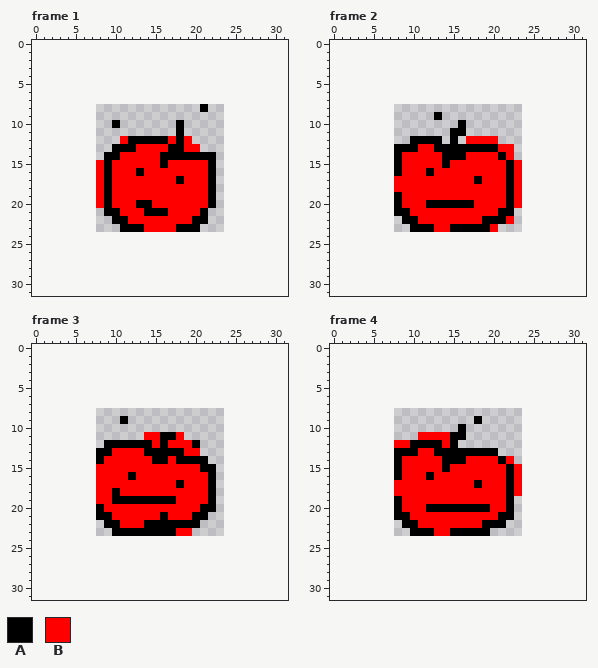
A pixel-art file gets an edit: assets/items/apple.aseprite. Above, as it was before the edit.
16x16 pixels, 4 frames. Shown: frame 1, frame 2, frame 3, frame 4. The old version is drawn lined up with the new one, on the new canvas.
Visible layers, top first: "Flattened", "bg".
Palette (. is transparent): A #000000  B #ff0000
Pixels before, frame 1, first column x 8:
 8 .............A.
 9 ...............
10 ..A.......A....
11 ..........A....
12 ...BAAAAABAB...
13 ..AAABBBBAABB..
14 .AABBBBBAAAAAAA
15 BABBBBBBABBBBBA
16 BABBBABBBBBBBBA
17 BABBBBBBBBABBBA
18 BABBBBBBBBBBBBA
19 BABBBBBBBBBBBBA
20 BABBBAABBBBBBBA
21 .AABBBAAABBBBA.
22 ..AABBBBBBBBAA.
23 ...AAABBBBAAA..
Pixels before, frame 2, first column x 8:
 9 .....A..........
10 ........A.......
11 .......AA.......
12 ..AAAA.A.BBBB...
13 AAABBAAAAAAAABB.
14 ABBBBBAAABBBBAB.
15 ABBBBBABBBBBBBAB
16 ABBBABBBBBBBBBAB
17 BBBBBBBBBBABBBAB
18 BBBBBBBBBBBBBBAB
19 ABBBBBBBBBBBBBAB
20 ABBBAAAAAABBBBAB
21 AABBBBBBBBBBBAA.
22 .AABBBBBBBBAAAB.
23 ..AAABBAAAAAB...
Pixels before, frame 3, first column x 8:
 9 ...A...........
10 ...............
11 ......BBAAB....
12 .AAAAAABABBBA..
13 AABBBBAAAAABB..
14 ABBBBBBAABAAAA.
15 BBBBBBBBBBBBBAA
16 BBBBABBBBBBBBBA
17 BBBBBBBBBBABBBA
18 BBABBBBBBBBBBBA
19 BBAAAAAAAABBBBA
20 ABBBBBBBBBBBBAA
21 AABBBBBBABBBAA.
22 .AABBBAAAAAAA..
23 ..AAAAAAAABB...
Pixels before, frame 4, first column x 8:
 9 ..........A.....
10 ........A.......
11 ...BBBBAA.......
12 BBAAAABA........
13 AAABBAAAAAAAA...
14 ABBBBBAAABBBBAB.
15 ABBBBBABBBBBBBAB
16 ABBBABBBBBBBBBAB
17 BBBBBBBBBBABBBAB
18 BBBBBBBBBBBBBBAB
19 ABBBBBBBBBBBBBA.
20 ABBBAAAAAAAABBA.
21 AABBBBBBBBBBBAA.
22 .AABBBBBBBBAAA..
23 ..AAABBAAAAA....
And afterwards:
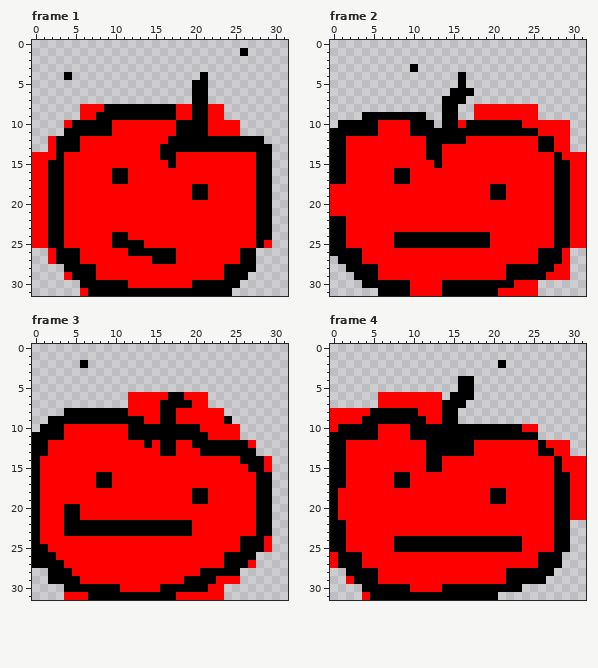
Change:
canvas 16x16 -> 32x32, the old top-left corner now at 8,8
Changed rows in their new state; - is an unchanged pixel.
Frame 1:
first column x 0:
 1 --------------------------A---
 4 ----A----------------A--------
 5 --------------------AA--------
 6 --------------------AA--------
 7 --------------------AA--------
 8 ------BBBAAAAAAAAABBA-BB------
 9 ------BBAAAAAAAAAABBAABB------
10 ----BAAAAABBBBBBBB-AAABBBB----
11 ----AAAAAABBBBBBBB-AAABBBB----
12 --BAAABBBBB-BBBBBA-AAAAAAAAAA-
13 --BAAABBBBBBB---A--AAAAAAAAAAA
14 BBBABBBBBBB-------BBBBBBBBBBAA
15 BBAABBBB-B------BA----BBBBBBAA
16 BBAABBBB-BAA-B--------BBBBBBAA
17 BBAABBBB-BAA------B---BBBBBBAA
18 BBAABBBB-B----------AABBBBBBAA
19 BBAABBBB-B----------AABBBBBBAA
20 BBAABBBB-B---BB-------BBBBBBAA
21 BBAABBBBBBB---BBB----BBBBBBBAA
22 BBAABBBBBBBB--------BBBBBBBBAA
23 BBAABBBBBBBBBB----BBBBBBBBBBAA
24 BBAABBBBBBAABBBBBBBBBBBBBBBBAA
25 BBAABBBBBBAAAABBBBBBBBBBBBBBAB
26 --BAAABBBBBBAAAAAABBBBBBBBAA--
27 --BAAABBBBBBBBBAAABBBBBBBBAA--
28 ----AAAABBBBBBBBBBBBBBBBAAAA--
29 ----BAAABBBBBBBBBBBBBBBBAAA---
30 ------AAAAAABBBBBBBBAAAAAA----
31 ------BAAAAAAAAAAAAAAAAAA-----
Frame 2:
first column x 0:
 3 ----------A---------------------
 4 ----------------A---------------
 5 ----------------A---------------
 6 ---------------AAA--------------
 7 --------------AAA---------------
 8 --------------AA--BBBBBBBB------
 9 ----AAAAAAAA-.AA--BBBBBBBB------
10 -AAAAABBBBAAA-AABAAAAAAABBBBBB--
11 AAAAAABBBBAAAAA--AAAAAAAAABBBB--
12 AABBBBBBBBBB--A-A----BBBBBAABB--
13 AABBBBBBBBB-A-BBBBBBB--BBBAABB--
14 AABBBBBBB---AABBB----B-BBBBBABBB
15 AABBBBBBB----AB-------B-BBBBAABB
16 AABBBBBB-A--B---------B-BBBBAABB
17 AABBBBBBAA--------B---B-BBBBAABB
18 BBBBBBBB------------AAB-BBBBAABB
19 BBBBBBBBB-----------AAB-BBBBAABB
20 BBBBBBBBB---BBBBBB----B-BBBBAABB
21 BBBBBBBBBB-----------BBBBBBBAABB
22 AABBBBBBBBB--------BBB-BBBBBAABB
23 AABBBBBBBBBBB--BBBBB-BBBBBBBAABB
24 AABBBBBBAAAAAAAAAAAABBBBBBBBAABB
25 AABBBBBBAAAAAAAAAAAABBBBBBBBAABB
26 AAAABBBBBBBBBBBBBBBBBBBBBBAAAB--
27 -AAABBBBBBBBBBBBBBBBBBBBBBAAAB--
28 --AAAABBBBBBBBBBBBBBBBAAAAAABB--
29 ---AAABBBBBBBBBBBBBBBBAAAAABBB--
30 ----AAAAAABBBBAAAAAAAAABBB------
31 ------AAAABBBBAAAAAAABBBBB------
Frame 3:
first column x 6:
 2 A
first column x 0:
 6 ------------BBBBBAABBB--------
 7 ------------BBBBAAAABB--------
 8 ----AAAAAAAABBBBAABBBBBB------
 9 --AAAAAAAAA-AABBAABBBBBBA-----
10 -AAABBBBBBBBAAAAAAAAABBBBB----
11 AAAABBBBBBBBAAAA--AAAABBBB----
12 AABBBBBBBBBBBB---A---AAAAAAB--
13 AABBBBBBBB----BB--B--AAAAAAA--
14 ABBBBBBBB------BB-BBBBBBBBAAAB
15 ABBBBBBB-------------BBBBBBAAB
16 ABBBBBBBAA--B---------BBBBBBAA
17 ABBBBBBBAA--------B---BBBBBBAA
18 ABBBBBBB--B---------AABBBBBBAA
19 ABBBBBBB--BBBBBBBB--AABBBBBBAA
20 ABBBAABBB------------BBBBBBBAA
21 ABBBAABBBB------B---BBBBBBBBAA
22 ABBBAAAAA--AAA------BBBBBBBBAA
23 ABBBAAAAAA--------AABBBBBBBBAA
24 ABBBBBBBBBBBBBBBBBBBBBBBBBAAAB
25 AABBBBBBBBBBBBBBBBBBBBBBBBAAAB
26 AAABBBBBBBBBBBBBBBBBBBBBAAAA--
27 AAAABBBBBBBBBBBBBBBBBBBBAAAB--
28 --AAABBBBBBBBBBBBBBBBAAAAA----
29 --AAAABBBBBBBBBBBBBAAAABBB----
30 ----AAAAAAABBBBBAAAAAABB------
31 ----BBBAAAAAAAAAAABBBBBB------
Frame 4:
first column x 0:
 2 ---------------------A----------
 4 ----------------AA--------------
 5 ----------------AA--------------
 6 ------BBBBBBBB-AAA--------------
 7 ------BBBBBBBBAAA---------------
 8 BBBBBAAAAAABBBAA----------------
 9 BBBBAAAAAAAABBAA--.-------------
10 BAAAAABBBBAAAAAA-AAAAAAABB------
11 AAAAAABBBBAAAAA--AAAAAAAAA------
12 AABBBBBB--BB--A-AABBBBBBBBABBB--
13 AABBBBBBBBB-A-----BBBBBBBBAABB--
14 AABBBBBBB---AABBB----B-BBBBBABBB
15 AABBBBBBB---AAB-------B-BBBBABBB
16 AABBBBBB-A--B---------B-BBBBAABB
17 AABBBBBBAA--------B---B-BBBBAABB
18 ABBBBBBB------------AAB-BBBBAABB
19 ABBBBBBBB-----------AABBBBBBAABB
20 ABBBBBBBB---BBBBBBBB--BBBBBBAABB
21 ABBBBBBBBB-----------BBBBBBBAABB
22 AABBBBBBBBB--------BBBBBBBBBAA--
23 AABBBBBBBBBBB--BBBBBBBBBBBBBAA--
24 AABBBBBBAAAAAAAAAAAAAAAABBBBAA--
25 AABBBBBBAAAAAAAAAAAAAAAABBBBAA--
26 BAAABBBBBBBBBBBBBBBBBBBBBBAAA---
27 BAAABBBBBBBBBBBBBBBBBBBBBBAAA---
28 --AAAABBBBBBBBBBBBBBBBAAAAAA----
29 --BAAABBBBBBBBBBBBBBBBAAAAA-----
30 ----AAAAAABBBBAAAAAAAAAA--------
31 ----BAAAAAAAAAAAAAAAA-----------
Where, in picture pixels (left, top, right, bottom), the same in both pictures:
changed: (32, 48, 272, 296)
changed: (330, 64, 586, 296)
added: (80, 360, 88, 368)
changed: (32, 392, 272, 600)
added: (498, 360, 506, 368)
changed: (330, 376, 586, 600)
